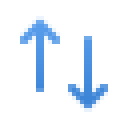
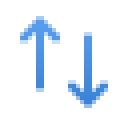
Comparing the layer stacks of the two 128x128 images. Changes:
painted on "200% icon-blue@2x.png, icon-blue.png" over (20, 16, 108, 112)
